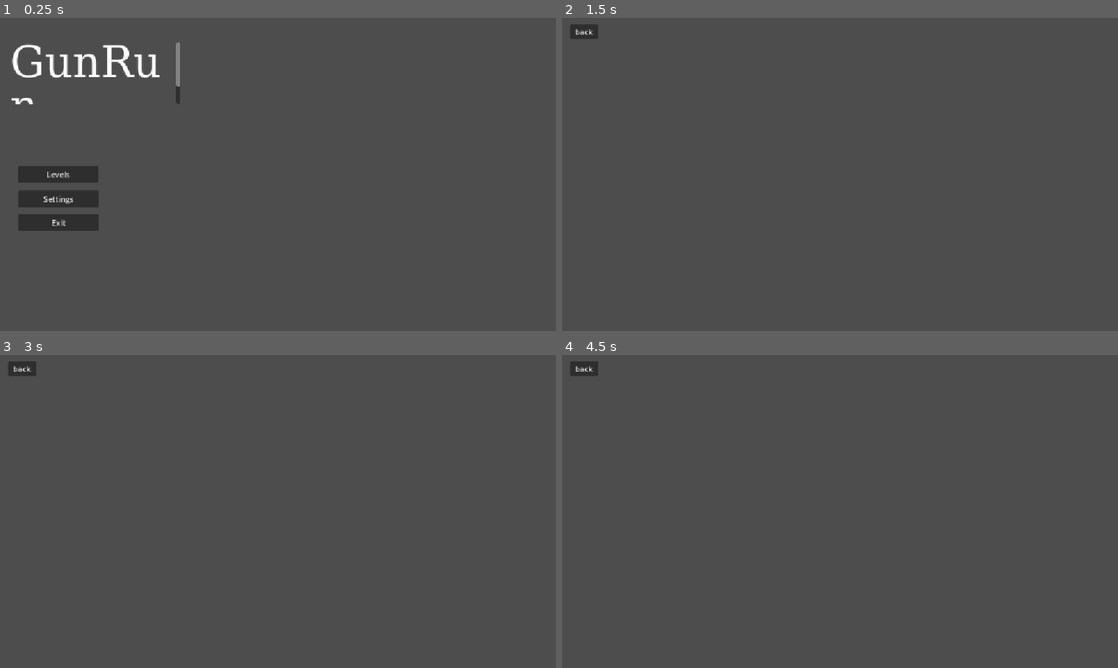
Above: before the commit, frames 1-4 (two rows, left to right).
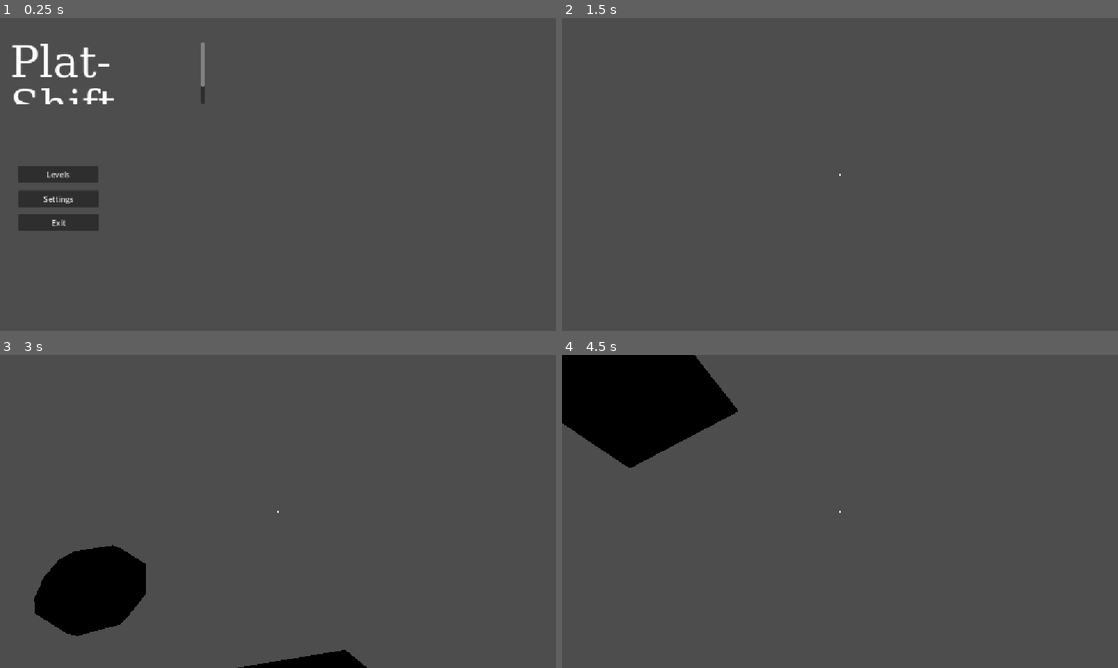
Above: after the commit, the same moments.

Repository: tarr2f/Game-Off-2026
Game: Godot game, scene res://scenes/game.tscn
The game is run twice, just before and just after one commit, with the same random seed, the same clock (stepped at 60 frames per second) and the same inputs.
Inputs (mouse positions are in pixels of both pictures, inside the frame that each line leads up to):
- Up to frame 1 (0.25 s): no input
- Up to frame 2 (1.5 s): click "Levels" at 0.5 s; click (628, 115) at 1.25 s, where only the run after the commit has a clickable "^Tutorial1"
- Up to frame 3 (3 s): click (22, 367) at 2 s, where only the run before the commit has a clickable "back"; move the mouse to (400, 495) at 2.77 s; hold D (right) from 2.78 s (still down); hold Alt (alt) from 2.78 s (still down)
- Up to frame 4 (4.5 s): right-click (962, 495) at 3.05 s; move the mouse to (728, 527) at 3.52 s; release D (right) at 3.53 s; release Alt (alt) at 3.53 s; hold S (backwards) 3.53-4.28 s; right-click (728, 527) at 3.6 s; tap Alt (alt) at 3.8 s; move the mouse to (895, 442) at 4.27 s; hold D (right) from 4.28 s (still down); hold Alt (alt) from 4.28 s (still down)

The runs differ from the first frame. In frame 1, 1.9% of the frame differs, in the area x 2-37%, y 7-28%; in frame 2, 0.2%; in frame 3, 5.2%; in frame 4, 8.1%, in the area x 0-51%, y 0-51%.

Commit message:
added pause menu. see devlog for more detail

Diff:
--- a/project.godot
+++ b/project.godot
@@ -70,6 +70,11 @@
 "events": [Object(InputEventMouseButton,"resource_local_to_scene":false,"resource_name":"","device":-1,"window_id":0,"a …(256 unchanged characters)…
 ]
 }
+esc={
+"deadzone": 0.2,
+"events": [Object(InputEventKey,"resource_local_to_scene":false,"resource_name":"","device":-1,"window_id":0,"alt_pressed":false,"shift_pressed":false,"ctrl_pressed":false,"meta_pressed":false,"pressed":false,"keycode":0,"physical_keycode":4194305,"key_label":0,"unicode":0,"location":0,"echo":false,"script":null)
+]
+}
 wheel_up={
 "deadzone": 0.2,
 "events": [Object(InputEventMouseButton,"resource_local_to_scene":false,"resource_name":"","device":-1,"window_id":0,"a …(257 unchanged characters)…
--- a/scenes/game.tscn
+++ b/scenes/game.tscn
@@ -4,7 +4,9 @@
 [ext_resource type="Script" uid="uid://bs03mqsqqnyal" path="res://scripts/player.gd" id="1_lbhrr"]
 [ext_resource type="Script" uid="uid://76m3h7lx0d0b" path="res://scripts/crosshair.gd" id="2_iywne"]
 [ext_resource type="Script" uid="uid://bd0s6uhldoha" path="res://scripts/mainmenu.gd" id="3_p57ef"]
-[ext_resource type="Script" uid="uid://bu5ehqdrmk7hf" path="res://scripts/levels.gd" id="4_u5sy4"]
+[ext_resource type="Script" uid="uid://bu5ehqdrmk7hf" path="res://scripts/deblevels.gd" id="4_u5sy4"]
+[ext_resource type="Script" uid="uid://d3wj67po3uwec" path="res://scripts/levels.gd" id="5_p57ef"]
+[ext_resource type="Script" uid="uid://cgs0ojxk4s10s" path="res://scripts/pause.gd" id="7_u5sy4"]
 
 [sub_resource type="CapsuleShape3D" id="CapsuleShape3D_cvnsp"]
 
@@ -13,6 +15,9 @@
 [sub_resource type="Theme" id="Theme_wrm1d"]
 
 [sub_resource type="FontFile" id="FontFile_3dryh"]
+subpixel_positioning = 0
+msdf_pixel_range = 14
+msdf_size = 128
 cache/0/variation_coordinates = {}
 cache/0/face_index = 0
 cache/0/embolden = 0.0
@@ -33,6 +38,10 @@
 cache/0/90/0/underline_thickness = 0.0
 cache/0/90/0/scale = 1.0
 
+[sub_resource type="Theme" id="Theme_p57ef"]
+
+[sub_resource type="Theme" id="Theme_ivo7y"]
+
 [node name="main" type="Node3D" unique_id=1601298586]
 script = ExtResource("1_iywne")
 
@@ -135,18 +144,32 @@
 anchor_bottom = 0.17600001
 offset_left = 14.16
 offset_top = 42.96
-offset_right = 366.16
+offset_right = 417.16
 offset_bottom = 170.96
 theme = SubResource("Theme_wrm1d")
 theme_override_fonts/normal_font = SubResource("FontFile_3dryh")
 theme_override_font_sizes/normal_font_size = 90
-text = "GunRun"
+text = "Plat-Shift"
 
 [node name="_levels" type="Control" parent="Menu" unique_id=653156535]
 visible = false
 anchors_preset = 0
 offset_right = 40.0
 offset_bottom = 40.0
+script = ExtResource("5_p57ef")
+
+[node name="Tutorial1" type="Button" parent="Menu/_levels" unique_id=88950142]
+layout_mode = 1
+anchors_preset = -1
+anchor_left = 3.5870001
+anchor_top = 5.1000004
+anchor_right = 3.5870001
+anchor_bottom = 5.1000004
+offset_left = -54.48001
+offset_top = -52.000015
+offset_right = 54.51999
+offset_bottom = 51.999985
+text = "^Tutorial1"
 
 [node name="Back" type="Button" parent="Menu/_levels" unique_id=751388910]
 layout_mode = 1
@@ -194,4 +217,77 @@
 offset_bottom = 19.0
 text = "back"
 
+[node name="_pause" type="Control" parent="Menu" unique_id=482366743]
+visible = false
+anchors_preset = 0
+offset_right = 40.0
+offset_bottom = 40.0
+script = ExtResource("7_u5sy4")
+
+[node name="Pause" type="RichTextLabel" parent="Menu/_pause" unique_id=2062210372]
+layout_mode = 1
+anchors_preset = -1
+anchor_left = 5.637
+anchor_top = 2.0370002
+anchor_right = 5.637
+anchor_bottom = 2.0370002
+offset_left = -175.48001
+offset_top = -39.48001
+offset_right = 175.51999
+offset_bottom = 39.51999
+theme = SubResource("Theme_p57ef")
+theme_override_font_sizes/normal_font_size = 50
+text = "Game Paused"
+
+[node name="Resume" type="Button" parent="Menu/_pause" unique_id=1093377891]
+layout_mode = 1
+anchors_preset = -1
+anchor_left = 2.8370001
+anchor_top = 7.5250006
+anchor_right = 2.8370001
+anchor_bottom = 7.5250006
+offset_left = -50.480003
+offset_top = -21.00003
+offset_right = 50.519997
+offset_bottom = 20.99997
+theme = SubResource("Theme_ivo7y")
+theme_override_font_sizes/font_size = 24
+text = "Resume"
+flat = true
+alignment = 0
+
+[node name="Settings" type="Button" parent="Menu/_pause" unique_id=953435831]
+layout_mode = 1
+anchors_preset = -1
+anchor_left = 2.8370001
+anchor_top = 8.85
+anchor_right = 2.8370001
+anchor_bottom = 8.85
+offset_left = -50.480003
+offset_top = -21.0
+offset_right = 42.519997
+offset_bottom = 21.0
+theme = SubResource("Theme_ivo7y")
+theme_override_font_sizes/font_size = 24
+text = "Settins'"
+flat = true
+alignment = 0
+
+[node name="Menu" type="Button" parent="Menu/_pause" unique_id=2001758500]
+layout_mode = 1
+anchors_preset = -1
+anchor_left = 2.8370001
+anchor_top = 10.3
+anchor_right = 2.8370001
+anchor_bottom = 10.3
+offset_left = -50.480003
+offset_top = -26.0
+offset_right = 88.52
+offset_bottom = 16.0
+theme = SubResource("Theme_ivo7y")
+theme_override_font_sizes/font_size = 24
+text = "Main Menu"
+flat = true
+alignment = 0
+
 [node name="level_con" type="Node3D" parent="." unique_id=2042272147]
--- /dev/null
+++ b/scenes/tutorial1.tscn
@@ -0,0 +1,24 @@
+[gd_scene format=3 uid="uid://cojy03wvntd78"]
+
+[ext_resource type="Script" uid="uid://d1a8kuaflhqht" path="res://scripts/shiftnode.gd" id="1_jy4n5"]
+
+[sub_resource type="StandardMaterial3D" id="StandardMaterial3D_ivo7y"]
+albedo_color = Color(0.3019608, 0.57254905, 1, 1)
+
+[node name="Node3D" type="Node3D" unique_id=1385982315]
+
+[node name="CSGBox3D" type="CSGBox3D" parent="." unique_id=2089952413]
+transform = Transform3D(1, 0, 0, 0, 1, 0, 0, 0, 1, 0, 0.049999997, 0)
+use_collision = true
+size = Vector3(6, 0.1, 6)
+
+[node name="CSGSphere3D" type="CSGSphere3D" parent="." unique_id=1239267624]
+transform = Transform3D(1, 0, 0, 0, 1, 0, 0, 0, 1, 0, 1.3, 2.4)
+radius = 0.4
+radial_segments = 11
+rings = 4
+material = SubResource("StandardMaterial3D_ivo7y")
+script = ExtResource("1_jy4n5")
+
+[node name="SpawnPos" type="Marker3D" parent="." unique_id=1451383873]
+transform = Transform3D(1, 0, 0, 0, 1, 0, 0, 0, 1, 0, 1, 0)
--- a/scripts/crosshair.gd
+++ b/scripts/crosshair.gd
@@ -3,11 +3,11 @@
 func _process(delta: float) -> void:
 	match gungun.guntype:
 		1:
-			color = Color.ROYAL_BLUE
+			color = Color.LIGHT_GREEN
 		2:
-			color = Color.INDIAN_RED
+			color = Color("#FF7525")
 		3:
-			color = Color.LIGHT_GREEN
+			color = Color("#2275FF")
 		4:
 			color = Color.LIGHT_SKY_BLUE
 		_:
--- /dev/null
+++ b/scripts/deblevels.gd
@@ -0,0 +1,15 @@
+extends Control
+
+@onready var main = get_node("/root/main")
+
+@onready var menu: Control = $".."
+
+@onready var debug: Button = $Debug
+@onready var back: Button = $Back
+
+func _ready() -> void:
+	back.pressed.connect(menu.goback.bind(self))
+	debug.pressed.connect(goto_debug)
+
+func goto_debug() -> void:
+	main.load_lvl("debug")
--- a/scripts/levels.gd
+++ b/scripts/levels.gd
@@ -3,13 +3,14 @@
 @onready var main = get_node("/root/main")
 
 @onready var menu: Control = $".."
+@onready var tutorial1: Button = $Tutorial1
 
-@onready var debug: Button = $Debug
+
 @onready var back: Button = $Back
 
 func _ready() -> void:
 	back.pressed.connect(menu.goback.bind(self))
-	debug.pressed.connect(goto_debug)
+	tutorial1.pressed.connect(goto_debug)
 
 func goto_debug() -> void:
-	main.load_lvl("debug")
+	main.load_lvl("tutorial1")
--- a/scripts/main.gd
+++ b/scripts/main.gd
@@ -3,6 +3,8 @@
 @onready var player: CharacterBody3D = $PLayer
 @onready var level_con: Node3D = $level_con
 @onready var menu: Control = $Menu
+@onready var _main: Control = $Menu/_main
+@onready var crosshair: ColorRect = $PLayer/CanvasLayer/ColorRect
 
 func load_lvl(scene: String) -> void:
 	var scene_pth = "res://scenes/" + scene + ".tscn"
@@ -12,4 +14,14 @@
 		child.hide()
 	level_con.add_child(load(scene_pth).instantiate())
 	if level_con.get_child_count() > 0:
+		print_rich("[color=green]Scene:[/color] changed to ", scene_pth)
 		player._spawn()
+
+func unload_lvl() -> void:
+	for child in level_con.get_children():
+		child.queue_free()
+	if level_con.get_child_count() < 1:
+		print_rich("[color=green]Scene:[/color] current unloaded")
+	_main.show()
+	Input.mouse_mode = Input.MOUSE_MODE_VISIBLE
+	crosshair.visible = false
--- a/scripts/mainmenu.gd
+++ b/scripts/mainmenu.gd
@@ -1,4 +1,6 @@
 extends Control
+
+@onready var player: CharacterBody3D = $"../PLayer"
 
 @onready var levels: Button = $_main/Levels
 @onready var settings: Button = $_main/Settings
@@ -7,11 +9,16 @@
 @onready var _main: Control = $_main
 @onready var _levels: Control = $_levels
 @onready var _deblevels: Control = $"_deblevels"
+@onready var _pause: Control = $_pause
 
+func _process(delta: float) -> void:
+	if Input.is_action_just_pressed("esc") and player.isplaying == true:
+		_pause.run()
 
 func _ready() -> void:
 	exit.pressed.connect(on_exit)
 	levels.pressed.connect(jump_levels)
+	_pause.hide()
 
 func on_exit() -> void:
 	get_tree().quit()
@@ -19,7 +26,7 @@
 func jump_levels() -> void:
 	if Input.is_action_pressed("alt"):
 		_deblevels.show()
-	_levels.show()
+	else: _levels.show()
 	_main.hide()
 
 func goback(current: Control) -> void:
--- /dev/null
+++ b/scripts/pause.gd
@@ -0,0 +1,33 @@
+extends Control
+
+@onready var player: CharacterBody3D = $"../../PLayer"
+@onready var main: Node3D = $"../.."
+@onready var _main: Control = $"../_main"
+
+@onready var resume: Button = $Resume
+@onready var settings: Button = $Settings
+@onready var menu: Button = $Menu
+
+func _ready() -> void:
+	resume.pressed.connect(goto_resume)
+	menu.pressed.connect(goto_menu)
+
+func goto_resume() -> void:
+	run()
+
+func goto_menu() -> void:
+	main.unload_lvl()
+	self.hide()
+	main.show()
+
+func run() -> void:
+	if player.isplaying == true:
+		self.show()
+		player.isplaying = false
+		player._physics_process(false)
+		Input.mouse_mode = Input.MOUSE_MODE_VISIBLE
+	else:
+		self.hide()
+		player.isplaying = true
+		player._physics_process(true)
+		Input.mouse_mode = Input.MOUSE_MODE_CAPTURED
--- a/scripts/player.gd
+++ b/scripts/player.gd
@@ -4,6 +4,8 @@
 @onready var ray_cast_3d: RayCast3D = $CamNode/RayCast3D
 @onready var level_con: Node3D = $"../level_con"
 @onready var crosshair: ColorRect = $CanvasLayer/ColorRect
+
+@onready var isplaying: bool = false
 
 var def_speed = 5.0
 var speed = 5.0
@@ -17,10 +19,14 @@
 var spd_multipl = 3
 
 func _spawn() -> void:
+	isplaying = true
 	Input.mouse_mode = Input.MOUSE_MODE_CAPTURED
 	crosshair.visible = true
+	velocity = Vector3.ZERO
 	if level_con.has_node("Node3D/SpawnPos"):
 		global_transform = level_con.get_node("Node3D/SpawnPos").global_transform
+	else:
+		push_warning("level is missing SpawnPos maeker")
 
 func _input(event: InputEvent) -> void:
 	if event is InputEventMouseMotion:
--- /dev/null
+++ b/scripts/shiftnode.gd
@@ -0,0 +1,4 @@
+extends CSGSphere3D
+
+func _physics_process(delta: float) -> void:
+	rotation_degrees = Vector3(randi_range(-180, 180), randi_range(-180, 180), randi_range(-180, 180))
Not shown, added: scripts/deblevels.gd.uid
Not shown, changed: scripts/levels.gd.uid
Not shown, added: scripts/pause.gd.uid
Not shown, added: scripts/shiftnode.gd.uid
